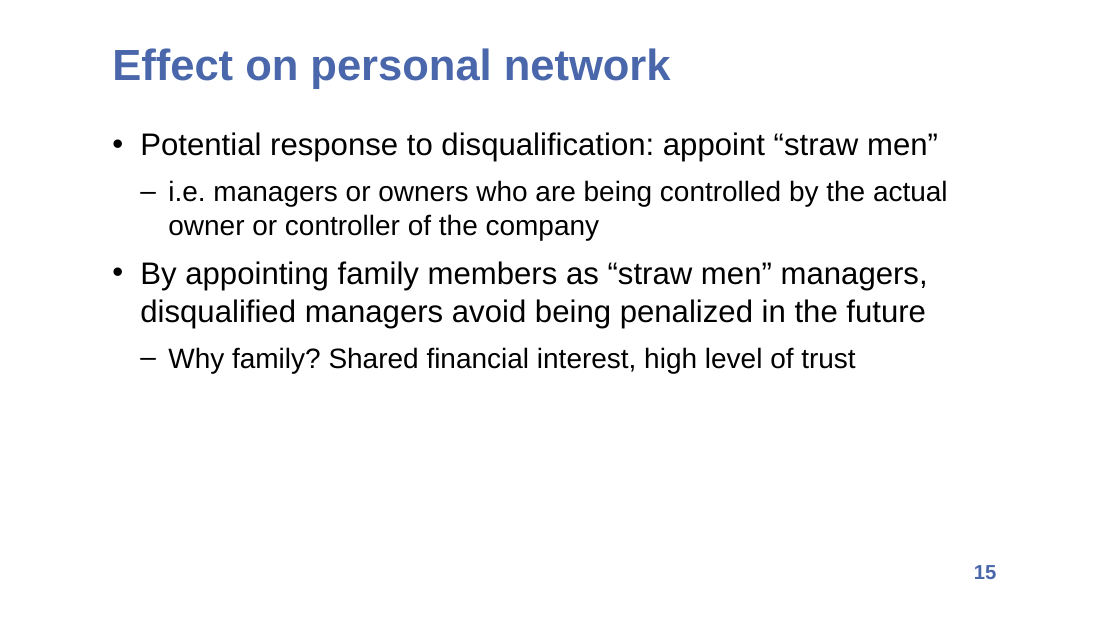
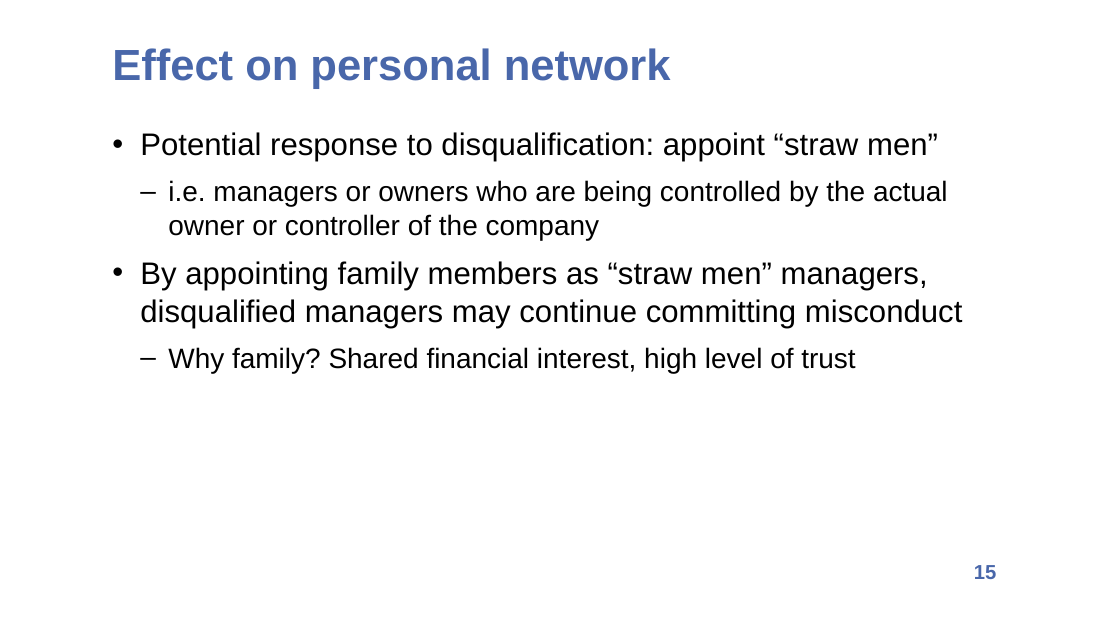
Before and after one commit to d0nghyunkang/d0nghyunkang.github.io, a slide deck: slide 15 of files/DMM BocaECGI 202412-15mins.pptx. Drawn at 1120x630 pixels with LibreOffice and Linux fonts; fonts in the diff are those of the drawing. Boxes give left, top, right and bottom in pixels: in the first picture for what was removed or moved away, otherwise in the second. Text is boxed around its words. In the diff, an @@ line names an element or a change of style, - is before the commit and + after.

```diff
--- a/files/DMM BocaECGI 202412-15mins.pptx
+++ b/files/DMM BocaECGI 202412-15mins.pptx
@@ text at [140,261,962,328]: text changed @@
-• By appointing family members as “straw men” managers, disqualified managers avoid being penalized in the future
+• By appointing family members as “straw men” managers, disqualified managers may continue committing misconduct
```
Also in this commit, not shown: 6 other slides changed.
